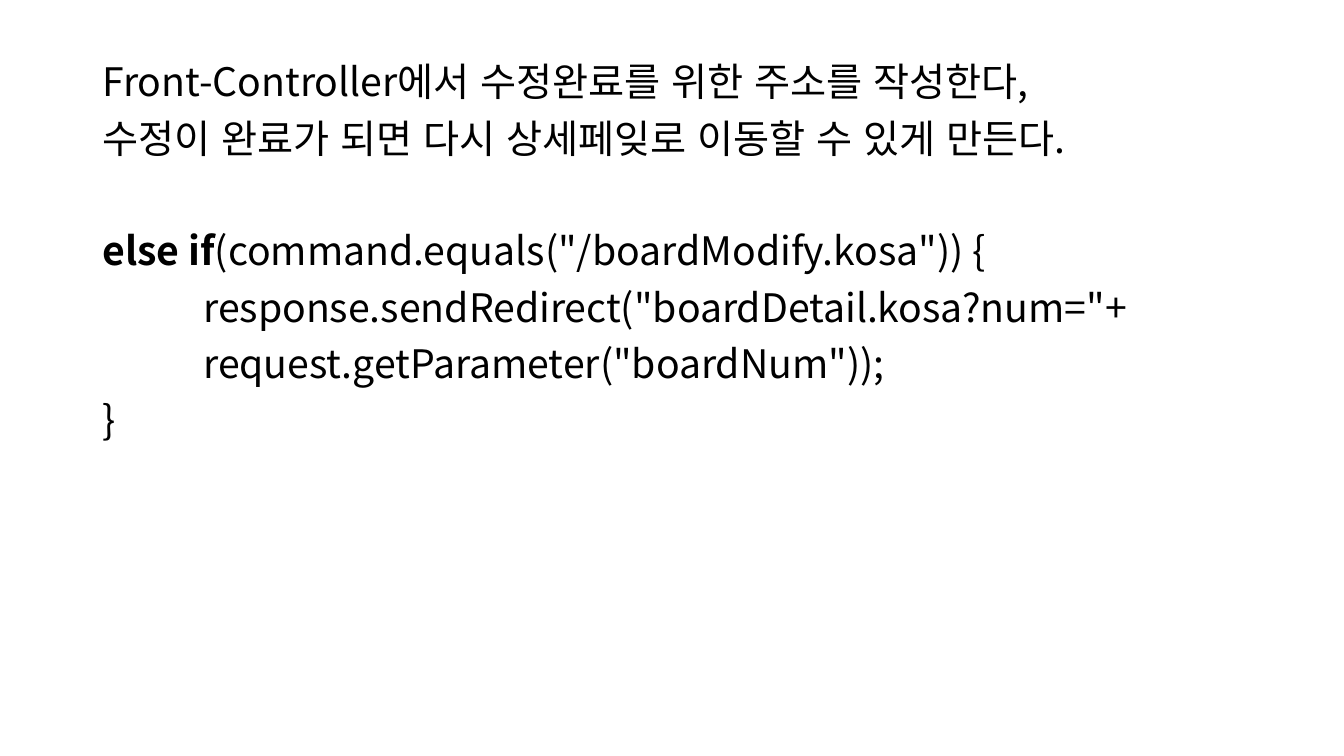
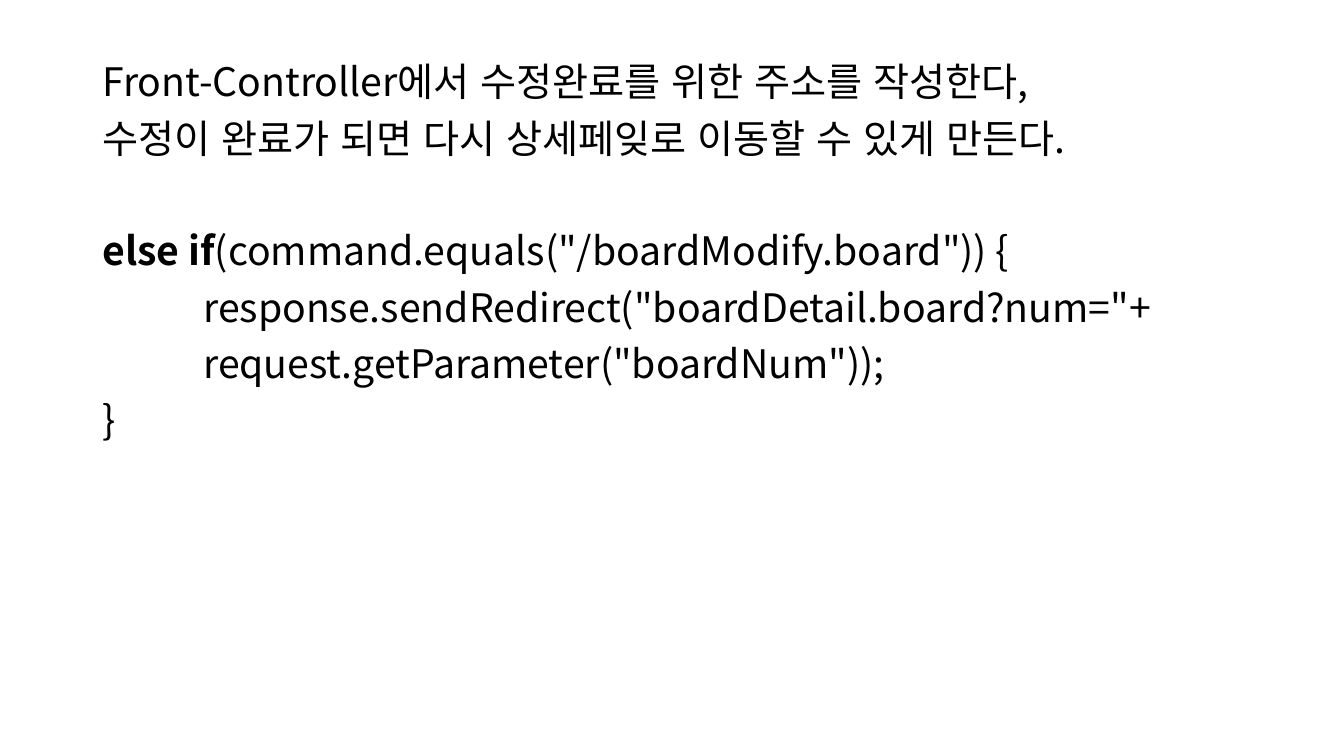
Before and after one commit to SoongMoo/hkblockchain220914, a slide deck: slide 39 of WEB/JSP/board.pptx. Drawn at 1344x756 pixels with LibreOffice and Linux fonts; fonts in the diff are those of the drawing. Boxes give left, top, right and bottom in pixels: in the first picture for what was removed or moved away, otherwise in the second. Text is boxed around its words. In the diff, an @@ line names an element or a change of style, - is before the commit and + after.

```diff
--- a/WEB/JSP/board.pptx
+++ b/WEB/JSP/board.pptx
@@ text at (102,233,1151,331): text changed @@
-else if(command.equals("/boardModify.kosa")) {
-response.sendRedirect("boardDetail.kosa?num="+
+else if(command.equals("/boardModify.board")) {
+response.sendRedirect("boardDetail.board?num="+
```
Also in this commit, not shown: 2 other slides changed.
